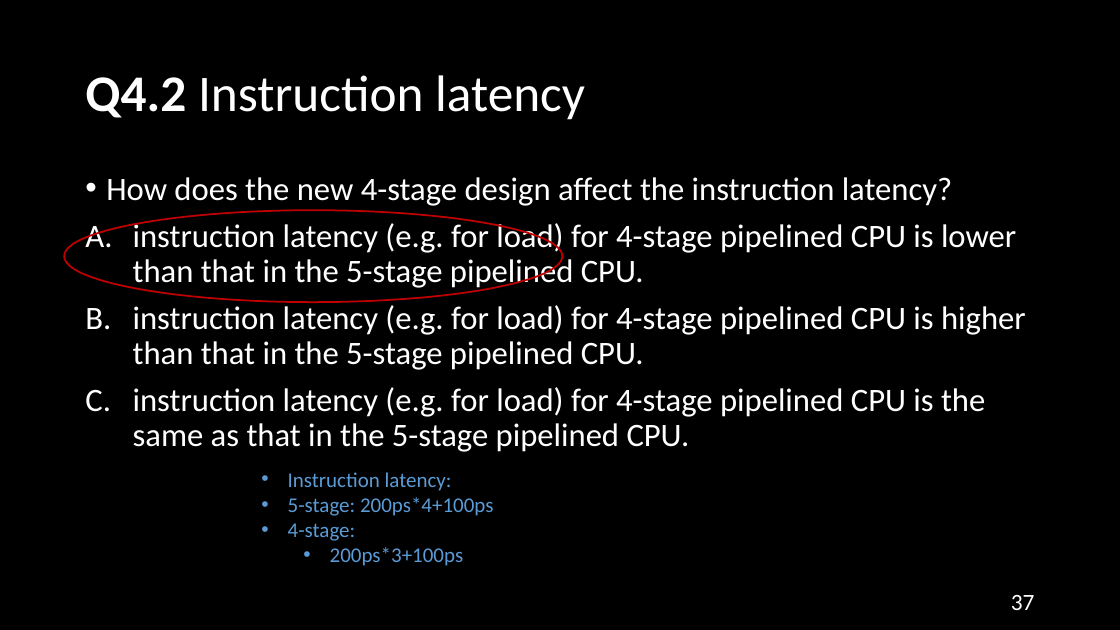
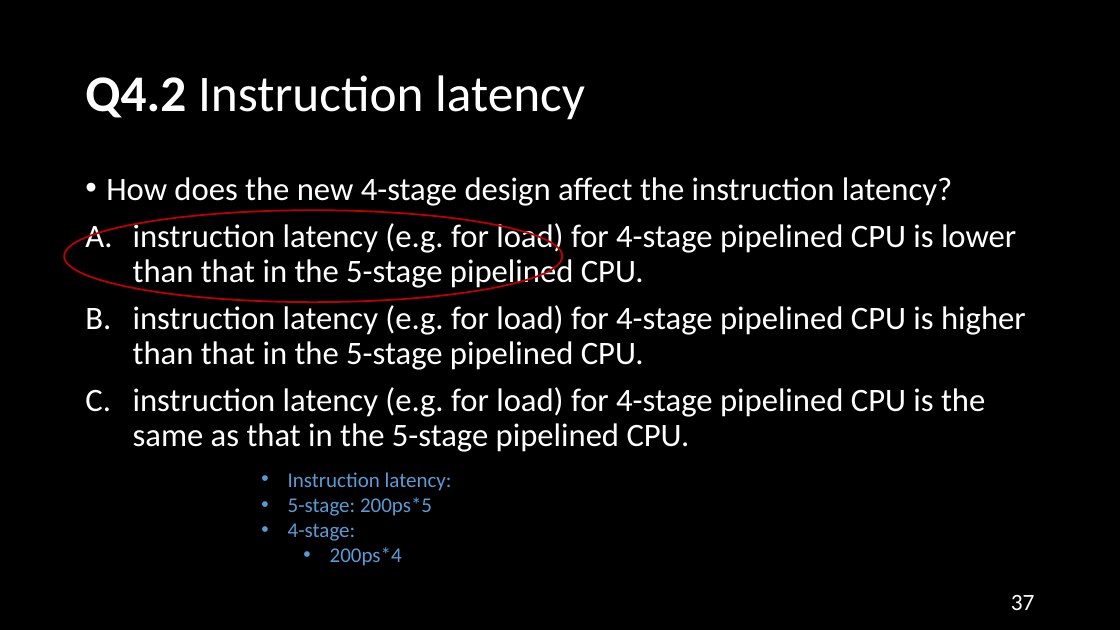
Before and after one commit to NYU-CSO/nyu-cso.github.io, a slide deck: slide 37 of rec-notes/r14.pptx. Drawn at 1120x630 pixels with LibreOffice and Linux fonts; fonts in the diff are those of the drawing. Boxes give left, top, right and bottom in pixels: in the first picture for what was removed or moved away, otherwise in the second. Text is boxed around its words. In the diff, an @@ line names an element or a change of style, - is before the commit and + after.

```diff
--- a/rec-notes/r14.pptx
+++ b/rec-notes/r14.pptx
@@ text at (288,497,432,516): text changed @@
-• 5-stage: 200ps*4+100ps
+• 5-stage: 200ps*5
@@ text at (330,547,402,566): text changed @@
-  • 200ps*3+100ps
+  • 200ps*4
```
Also in this commit, not shown: 11 other slides changed, 1 other file.
